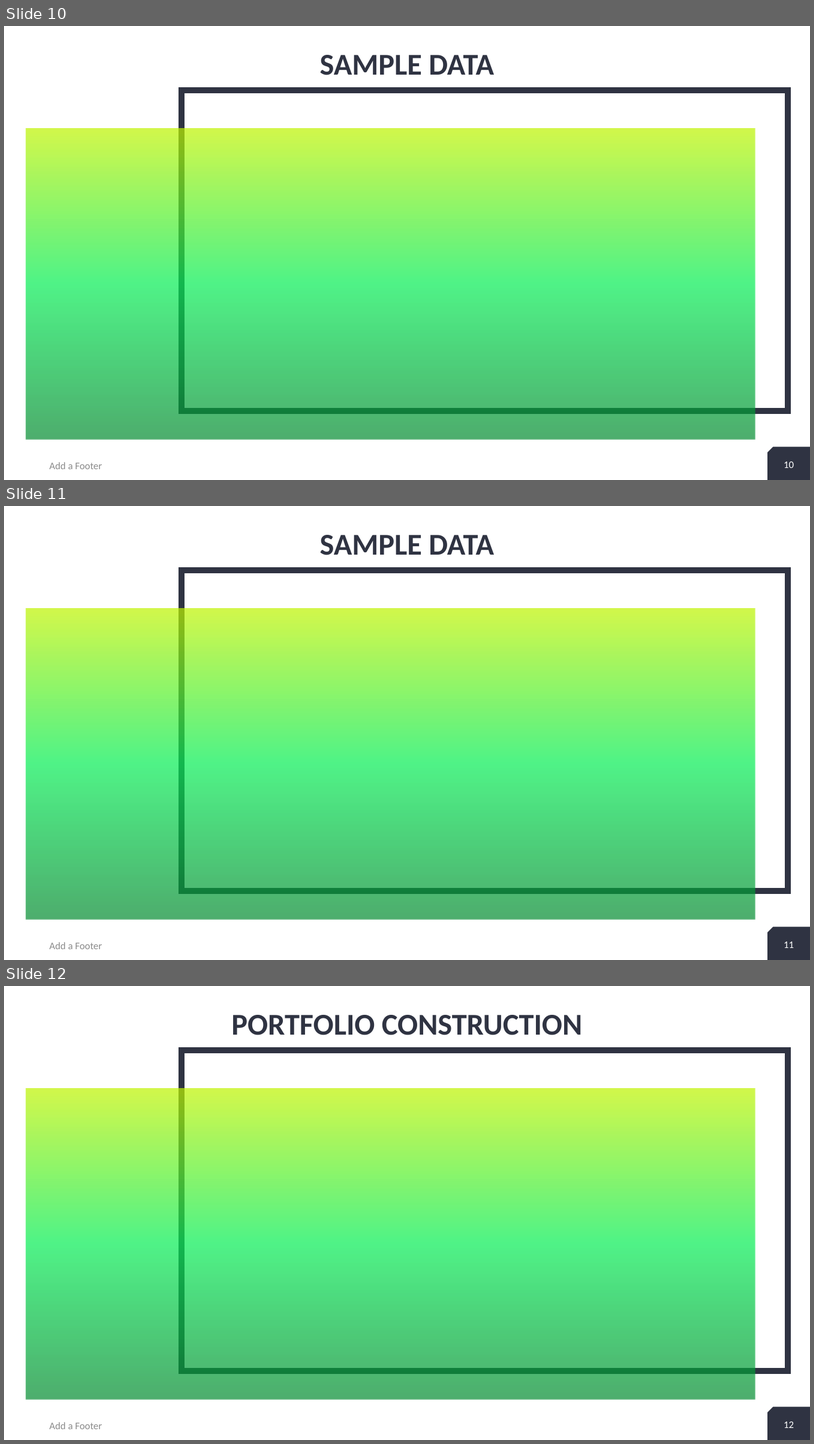
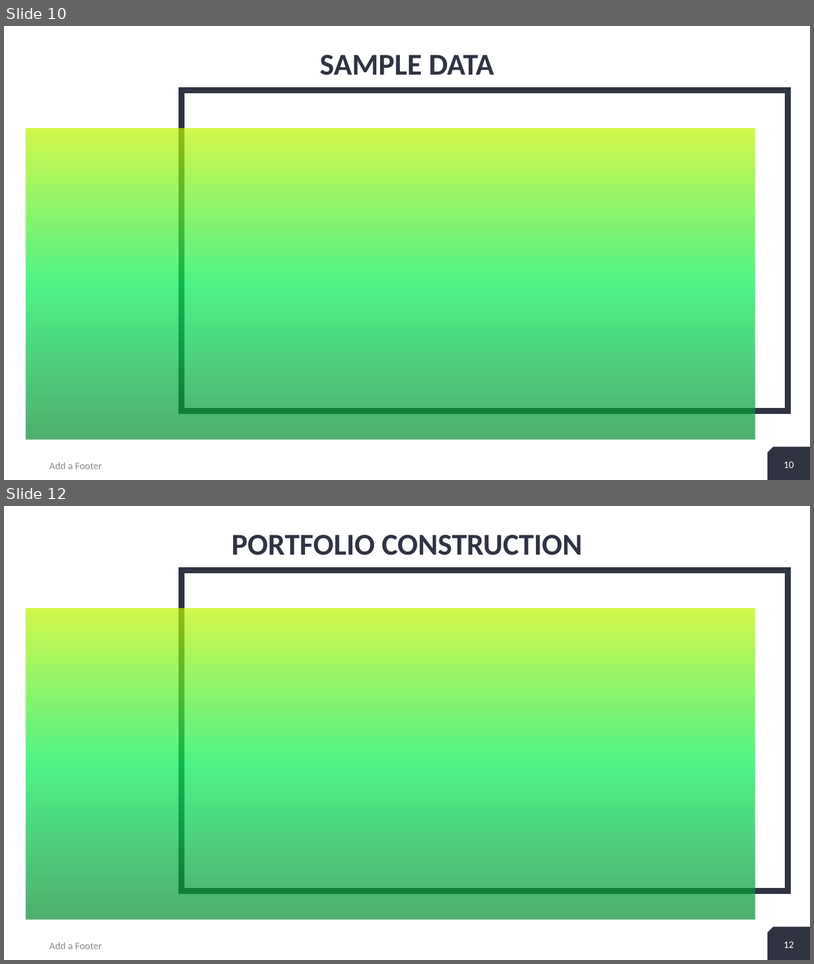
Before and after one commit to Kgross2/portfolio_suitability_app, a slide deck: Project 1 presentation.pptx. Shown one above the other, each under a label of ours: slides 10, 11 and 12 before the commit, slides 10 and 12 after it; the slides between them are not shown. The pictures are 814x1444 and 814x964 pixels, drawn with LibreOffice and Linux fonts; fonts in the diff are those of the drawing. Boxes give left, top, right and bottom in pixels: in the first picture for what was removed or moved away, otherwise in the second. Text is boxed around its words. In the diff, an @@ line names an element or a change of style, - is before the commit and + after.

```diff
--- a/Project 1 presentation.pptx
+++ b/Project 1 presentation.pptx
@@ slide 11 removed at (4,506,810,960), background #FFFFFF; not listed: 4 template elements that a slide beside it also shows @@
@@ title removed at (320,535,494,555) @@
-SAMPLE DATA
@@ text removed at (50,942,102,949) @@
-Add a Footer
@@ page number removed at (781,942,791,948) @@
-11
```
Also in this commit, not shown: 8 slides changed, 2 slides added, 1 other slide removed.
